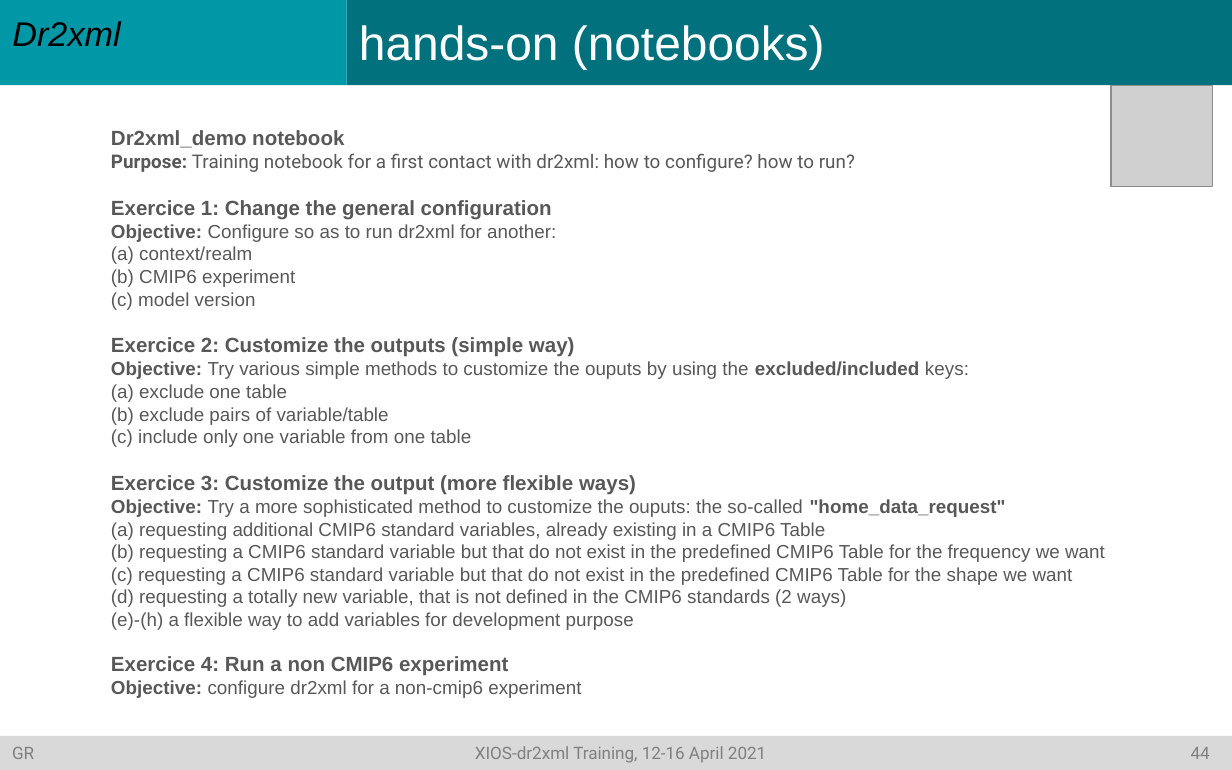
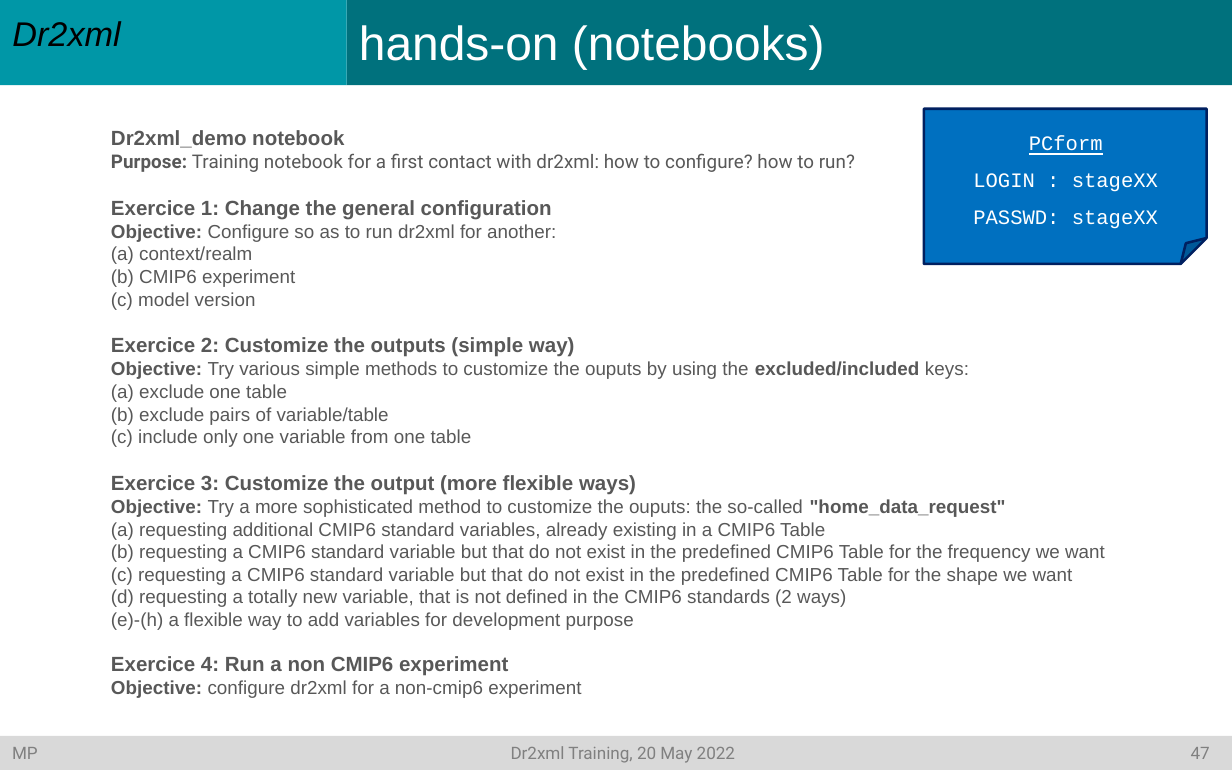
Before and after one commit to rigoudyg/dr2xml, a slide deck: slide 48 of slides/Formation_dr2xml.pptx (slide 45 before the commit). Drawn at 1232x770 pixels with LibreOffice and Linux fonts; fonts in the diff are those of the drawing; grey boxes stand for pictures. Boxes give left, top, right and bottom in pixels: in the first picture for what was removed or moved away, otherwise in the second. Text is boxed around its words. In the diff, an @@ line names an element or a change of style, - is before the commit and + after.

Commit message:
slides and docs for dr2xml training on 20.05.2022

```diff
--- a/slides/Formation_dr2xml.pptx
+++ b/slides/Formation_dr2xml.pptx
@@ picture removed at [1111, 85, 1212, 186] @@
@@ folded corner added at [924, 108, 1207, 264], fill #0070C0, outline #002060 1.5 pt, 12 pt, text #FFFFFF @@
+PCform
+LOGIN : stageXX
+PASSWD: stageXX
@@ text in rectangle at [12, 746, 1210, 763]: text changed @@
-GR XIOS-dr2xml Training, 12-16 April 2021 44
+MP Dr2xml Training, 20 May 2022 47
```
Also in this commit, not shown: 42 other slides changed, 3 slides added, 4 other files.
